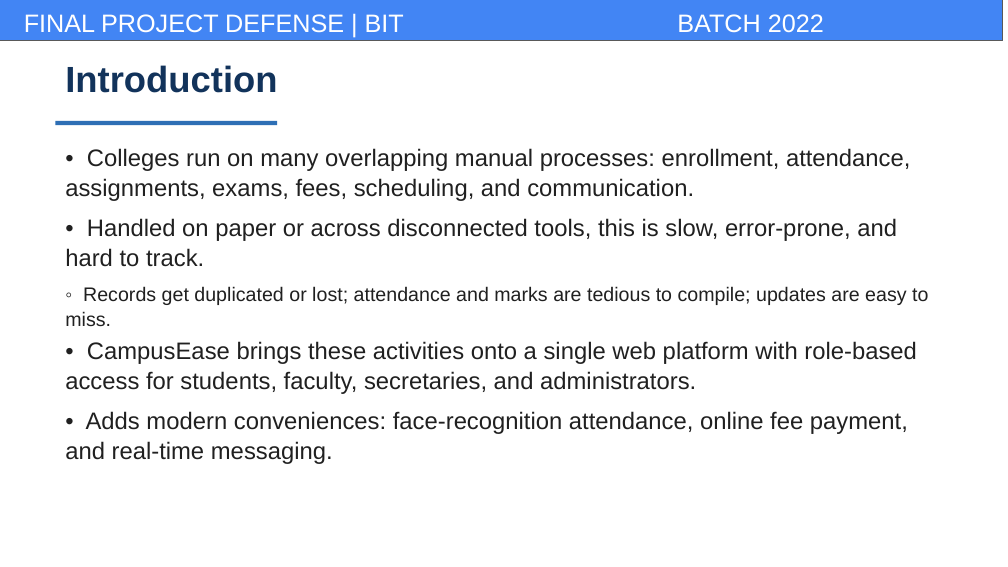
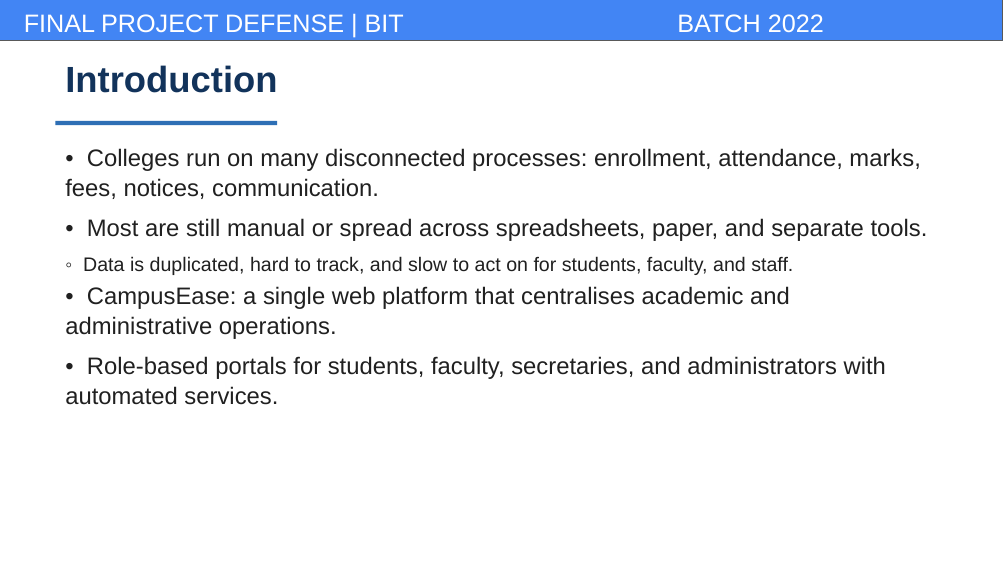
Before and after one commit to BhupendraMalla/CampuseEase, a slide deck: slide 2 of docs/report/campusease_presentation.pptx. Drawn at 1008x567 pixels with LibreOffice and Linux fonts; fonts in the diff are those of the drawing; background and template pictures are left out. Boxes give left, top, right and bottom in pixels: in the first picture for what was removed or moved away, otherwise in the second. Text is boxed around its words. In the diff, an @@ line names an element or a change of style, - is before the commit and + after.

```diff
--- a/docs/report/campusease_presentation.pptx
+++ b/docs/report/campusease_presentation.pptx
@@ text at bbox=[65, 148, 928, 405]: text changed @@
-• Colleges run on many overlapping manual processes: enrollment, attendance, assignments, exams, fees, scheduling, and communication.
-• Handled on paper or across disconnected tools, this is slow, error-prone, and hard to track.
-  ◦ Records get duplicated or lost; attendance and marks are tedious to compile; updates are easy to miss.
-• CampusEase brings these activities onto a single web platform with role-based access for students, faculty, secretaries, and administrators.
-• Adds modern conveniences: face-recognition attendance, online fee payment, and real-time messaging.
+• Colleges run on many disconnected processes: enrollment, attendance, marks, fees, notices, communication.
+• Most are still manual or spread across spreadsheets, paper, and separate tools.
+  ◦ Data is duplicated, hard to track, and slow to act on for students, faculty, and staff.
+• CampusEase: a single web platform that centralises academic and administrative operations.
+• Role-based portals for students, faculty, secretaries, and administrators with automated services.
```
Also in this commit, not shown: 9 other slides changed, 4 slides added, 5 slides removed, 2 other files.
